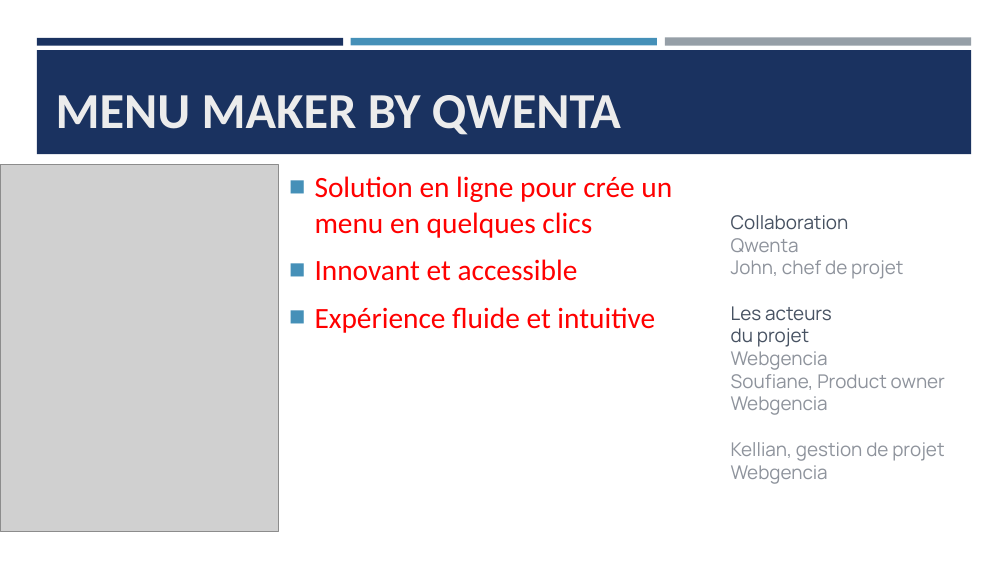
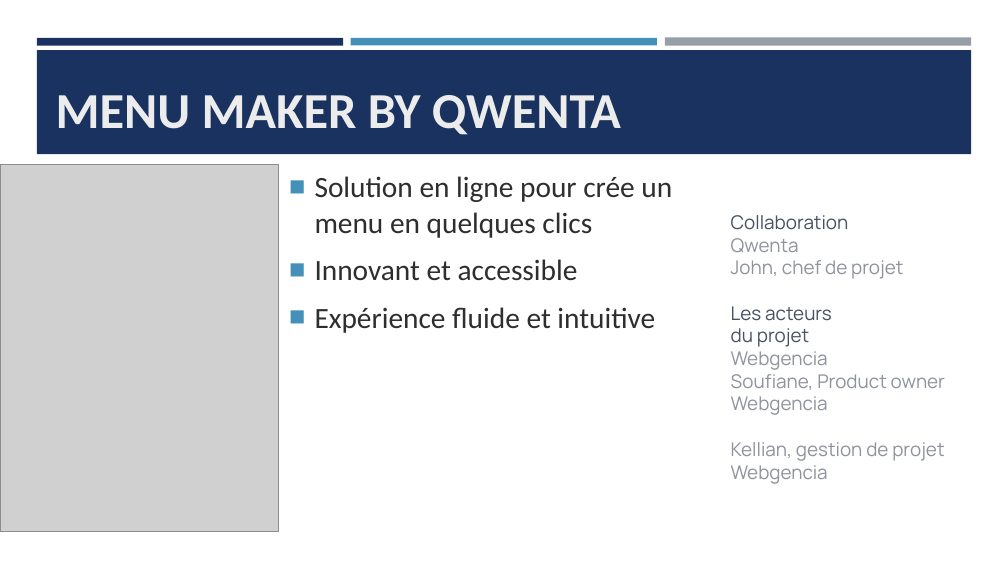
Before and after one commit to Kentana07/Planifiez-le-developpement-du-site-de-votre-client, a slide deck: slide 3 of Barrois_Kellian_4_solution technique_022024.pptx. Drawn at 1008x567 pixels with LibreOffice and Linux fonts; fonts in the diff are those of the drawing; grey boxes stand for pictures. Boxes give left, top, right and bottom in pixels: in the first picture for what was removed or moved away, otherwise in the second. Text is boxed around its words. In the diff, an @@ line names an element or a change of style, - is before the commit and + after.

```diff
--- a/Barrois_Kellian_4_solution technique_022024.pptx
+++ b/Barrois_Kellian_4_solution technique_022024.pptx
@@ text "Solution en ligne pour crée ..." at [315,176,672,333]: text colour #FF0000 to #2E2E2E @@
```
Also in this commit, not shown: 2 other slides changed, 4 other files.
